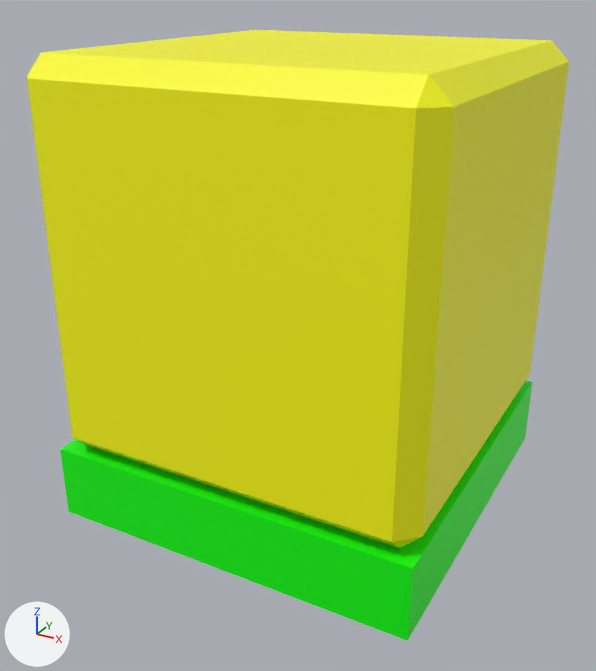
The FBX model Assets/Wall.fbx, before and after one commit.
One viewpoint serves both versions: a 50 mm camera at (0.00468, -0.02356, 0.0116) aimed at (-0.00513, -0.00573, 0.00269). Lighting does not change. The marker at lower left points along +X, +Y and +Z. Where no turn or scale is listed for an object, it has been applied to the vertices.

Script lines for the objects in view, before the commit:
```python
me_mesh = bpy.data.meshes.new('Mesh')
me_mesh.from_pydata(...)  # a box spanning x -0.005..0.005, y -0.005..0.005, z -0.001..0.001
me_mesh.materials.append(mat_lambert2)  # green #00ff00
me_mesh_001 = bpy.data.meshes.new('Mesh.001')
me_mesh_001.from_pydata(...)  # 24 vertices, 44 faces; spans x -0.005..0.005, y -0.005..0.005, z -0.005..0.005
me_mesh_001.materials.append(mat_lambert3)  # yellow #ffff00
ob_pcube1 = bpy.data.objects.new('pCube1', me_mesh)
ob_pcube1.location = (-0.005, -0.005, -0.001)
ob_pcube2 = bpy.data.objects.new('pCube2', me_mesh_001)
ob_pcube2.location = (-0.005, -0.005, 0.005)
```
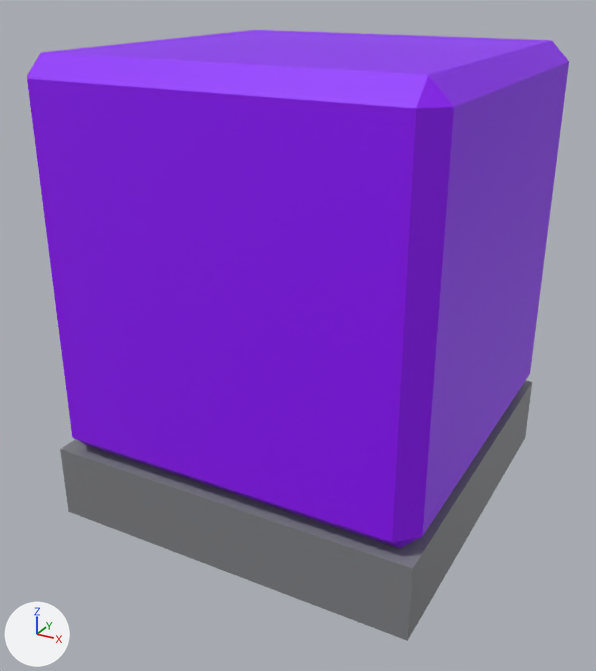
Boxes (x1, y1, x2, y2) around the edits, measured in the pictures (596 x 671 px):
'pCube2', recoloured (yellow to purple)
    both: (27, 30, 569, 548)
'pCube1', recoloured (green to grey)
    both: (60, 381, 532, 641)

The change in detail:
Material 'lambert5' (mat_lambert5) is new.
Its base color is (0.219, 0.222, 0.237) (grey #818286).
Material 'lambert6' (mat_lambert6) is new.
Its base color is (0.279, 0.0, 1.0) (purple #9000ff).
me_mesh_001 has 24 vertices, 44 faces and spans x -0.005..0.005, y -0.005..0.005, z -0.005..0.005.
me_mesh_001 no longer uses material mat_lambert3 (yellow #ffff00).
me_mesh_001 now uses material mat_lambert6 (purple #9000ff).
me_mesh has 8 vertices, 12 faces and spans x -0.005..0.005, y -0.005..0.005, z -0.001..0.001.
me_mesh no longer uses material mat_lambert2 (green #00ff00).
me_mesh now uses material mat_lambert5 (grey #818286).
